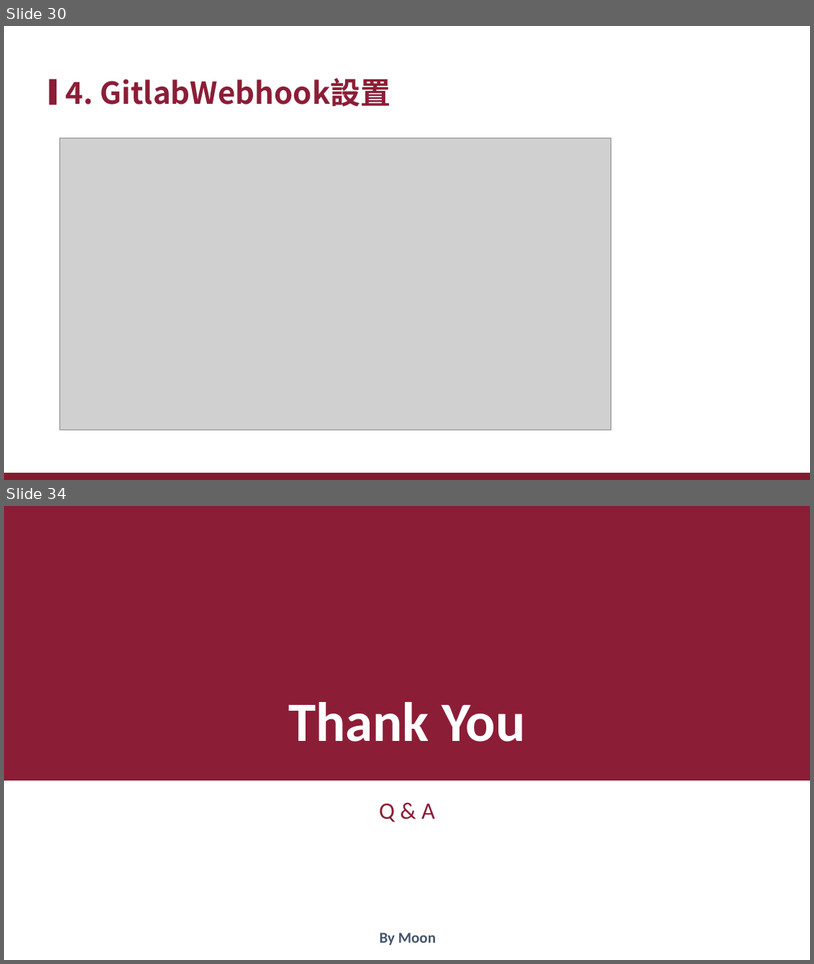
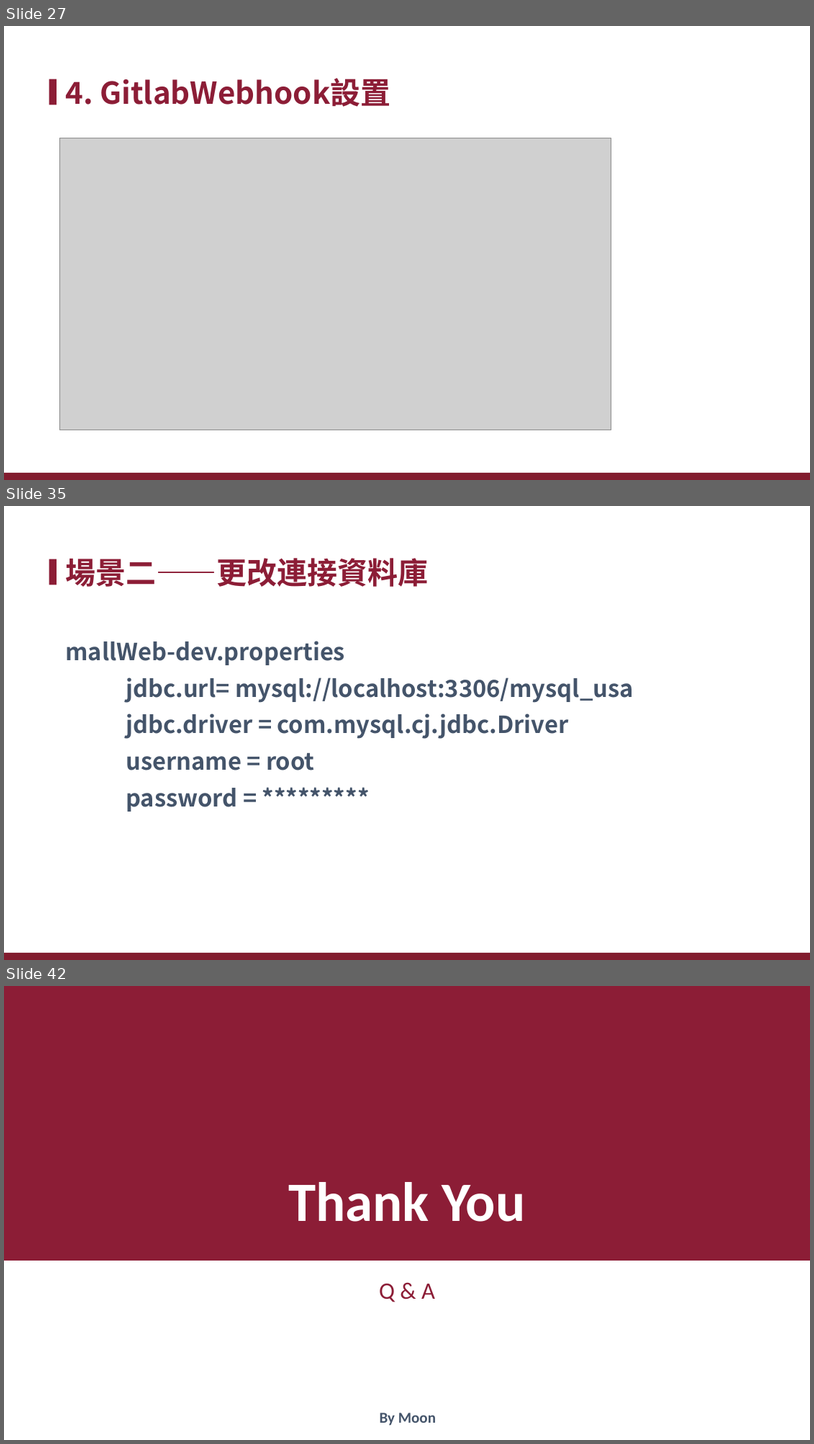
Before and after one commit to xiauchen/4__ConfigAndConsul, a slide deck: 空白PPT.pptx. Shown one above the other, each under a label of ours: slides 30 and 34 before the commit, slides 27, 35 and 42 after it; the slides between them are not shown. The pictures are 814x964 and 814x1444 pixels, drawn with LibreOffice and Linux fonts; fonts in the diff are those of the drawing; grey boxes stand for pictures; background and template pictures are left out. Boxes give left, top, right and bottom in pixels: in the first picture for what was removed or moved away, otherwise in the second. Text is boxed around its words. In the diff, an @@ line names an element or a change of style, - is before the commit and + after.

```diff
--- a/空白PPT.pptx
+++ b/空白PPT.pptx
@@ slide 35 added at bbox=[4, 506, 810, 960], background #FFFFFF; not listed: 2 template elements that a slide beside it also shows @@
@@ title added at bbox=[65, 558, 428, 587], 36 pt, text #8C1D36, bold @@
+場景二——更改連接資料庫
@@ text added at bbox=[65, 641, 634, 811], 28 pt, text #44546A, bold @@
+mallWeb-dev.properties
+jdbc.url= mysql://localhost:3306/mysql_usa
+jdbc.driver = com.mysql.cj.jdbc.Driver
+username = root
+password = *********
@@ what was slide 30 is now slide 27 @@
@@ what was slide 34 is now slide 42 @@
```
Also in this commit, not shown: 2 slides changed, 13 other slides added, 6 slides removed, 55 other files.
